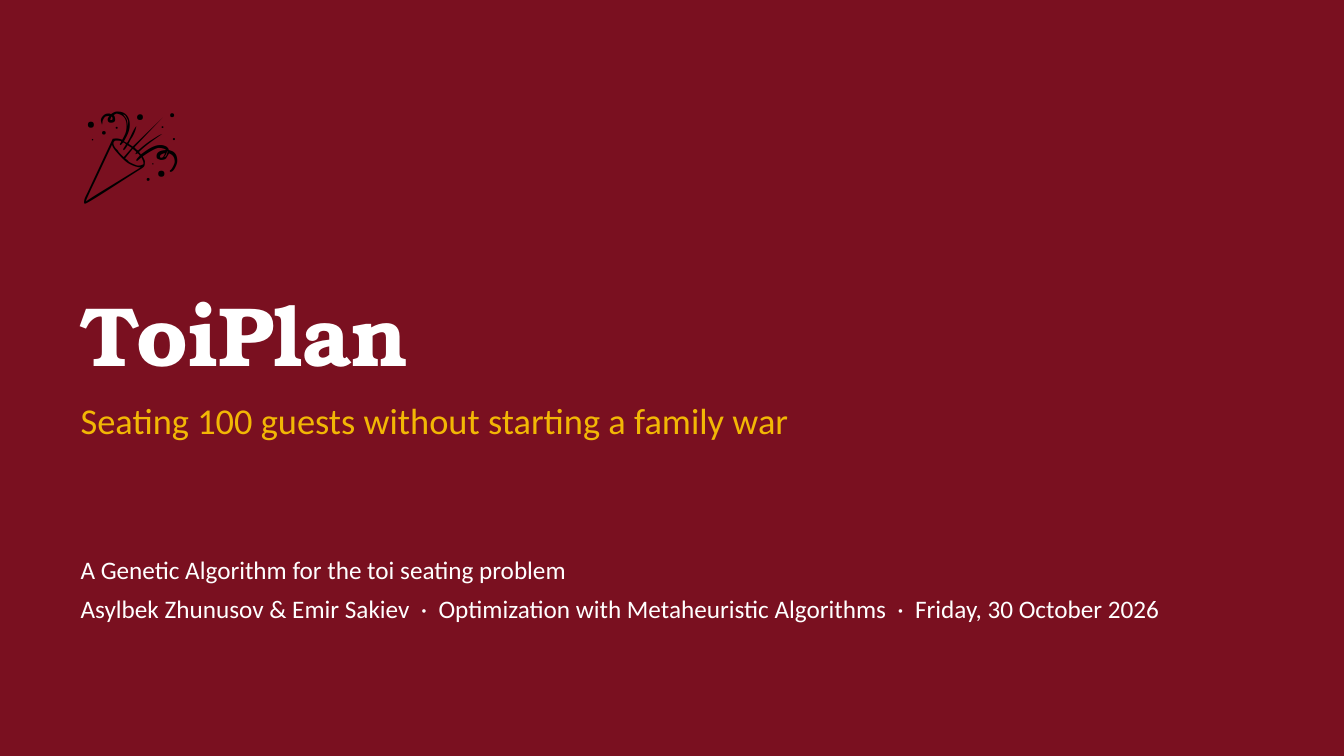
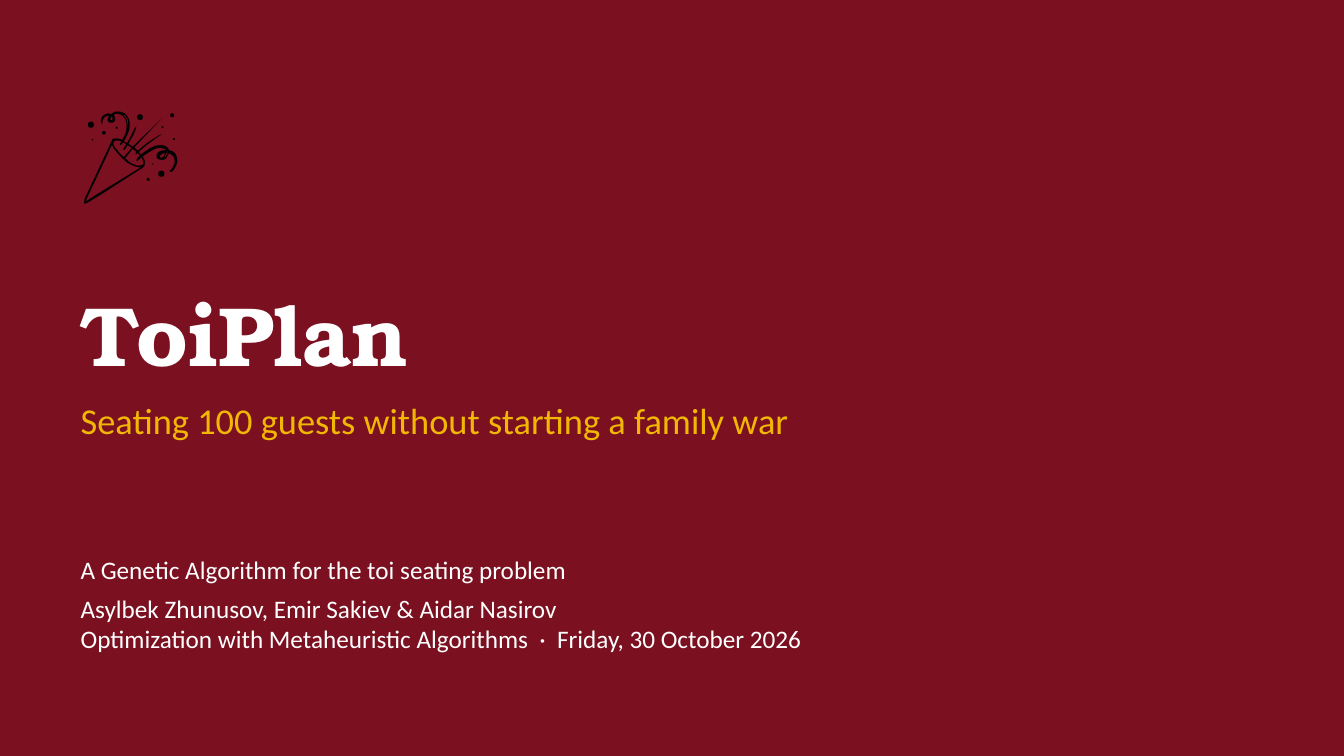
Before and after one commit to iamthefamous/presentation, a slide deck: slide 1 of ToiPlan.pptx. Drawn at 1344x756 pixels with LibreOffice and Linux fonts; fonts in the diff are those of the drawing. Boxes give left, top, right and bottom in pixels: in the first picture for what was removed or moved away, otherwise in the second. Text is boxed around its words. In the diff, an @@ line names an element or a change of style, - is before the commit and + after.

```diff
--- a/ToiPlan.pptx
+++ b/ToiPlan.pptx
@@ text at [81,600,801,653]: text changed @@
-Asylbek Zhunusov & Emir Sakiev · Optimization with Metaheuristic Algorithms · Friday, 30 October 2026
+Asylbek Zhunusov, Emir Sakiev & Aidar Nasirov
+Optimization with Metaheuristic Algorithms · Friday, 30 October 2026
```
Also in this commit, not shown: 1 other file.
